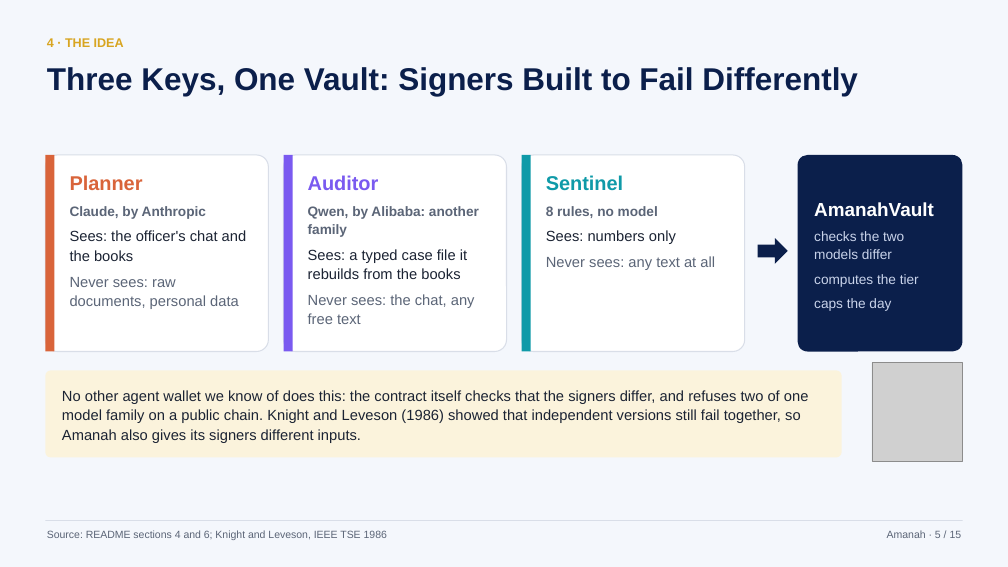
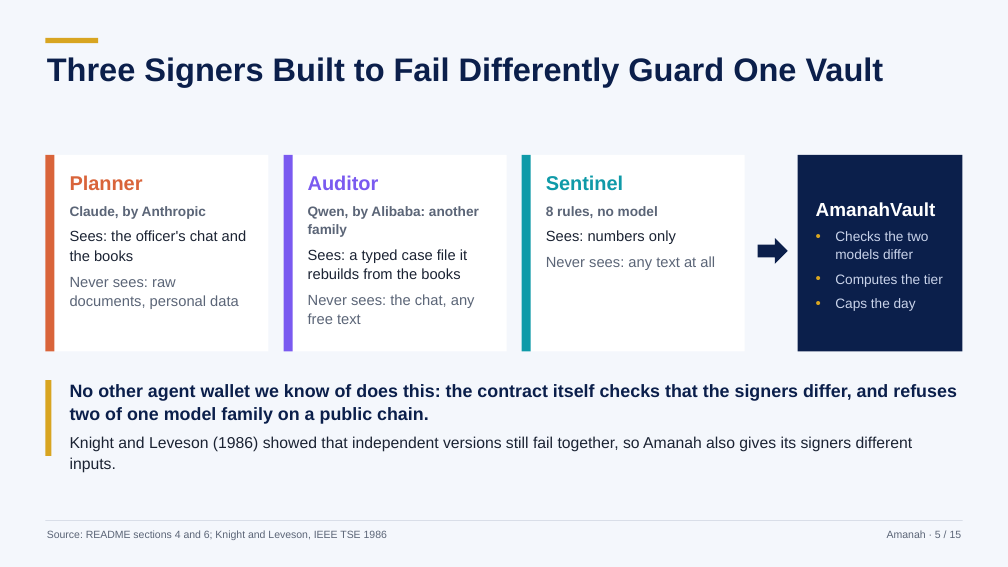
Before and after one commit to hafizmnazman/amanah-wallet, a slide deck: slide 5 of docs/deck/amanah-deck.pptx. Drawn at 1008x567 pixels with LibreOffice and Linux fonts; fonts in the diff are those of the drawing; grey boxes stand for pictures. Boxes give left, top, right and bottom in pixels: in the first picture for what was removed or moved away, otherwise in the second. Text is boxed around its words. In the diff, an @@ line names an element or a change of style, - is before the commit and + after.

```diff
--- a/docs/deck/amanah-deck.pptx
+++ b/docs/deck/amanah-deck.pptx
@@ rectangle added at box(45, 38, 98, 43), fill #D8A521 @@
@@ text at box(47, 57, 884, 88): text changed; size 30 to 31 pt @@
-Three Keys, One Vault: Signers Built to Fail Differently
+Three Signers Built to Fail Differently Guard One Vault
@@ text removed at box(47, 38, 124, 47) @@
-4 · THE IDEA
@@ rounded rectangle to rectangle; outline #D9DEE8 1 pt to none in 3 elements at box(45, 155, 268, 352), box(284, 155, 507, 352), box(522, 155, 745, 352) @@
@@ rectangle at box(798, 155, 963, 352): rounded rectangle to rectangle @@
@@ text at box(835, 231, 943, 311): text changed @@
-checks the two models differ
-computes the tier
-caps the day
+• Checks the two models differ
+• Computes the tier
+• Caps the day
@@ rounded rectangle removed at box(45, 371, 842, 457) @@
@@ rectangle added at box(45, 380, 51, 456), fill #D8A521 @@
@@ text "No other agent wallet we ..." at box(70, 384, 957, 473): vertical alignment middle to top @@
@@ text at box(70, 384, 957, 473): text changed; size 14 to 17 pt; text colour #1B2333 to #0B1F4B; bold on @@
-No other agent wallet we know of does this: the contract itself checks that the signers differ, and refuses two of one model family on a public chain. Knight and Leveson (1986) showed that independent versions still fail together, so Amanah also gives its signers different inputs.
+No other agent wallet we know of does this: the contract itself checks that the signers differ, and refuses two of one model family on a public chain.
+Knight and Leveson (1986) showed that independent versions still fail together, so Amanah also gives its signers different inputs.
@@ picture removed at box(872, 363, 962, 461) @@
```
Also in this commit, not shown: 14 other slides changed, 2 other files.
